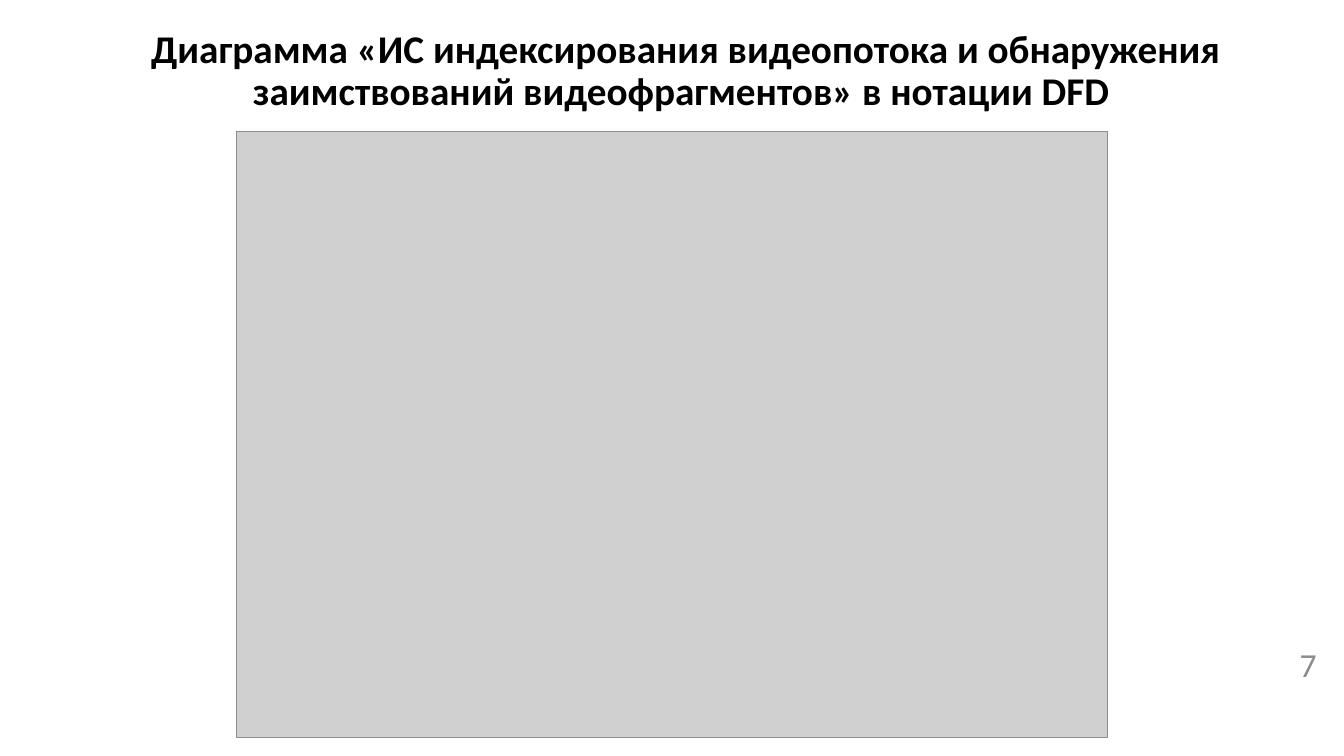
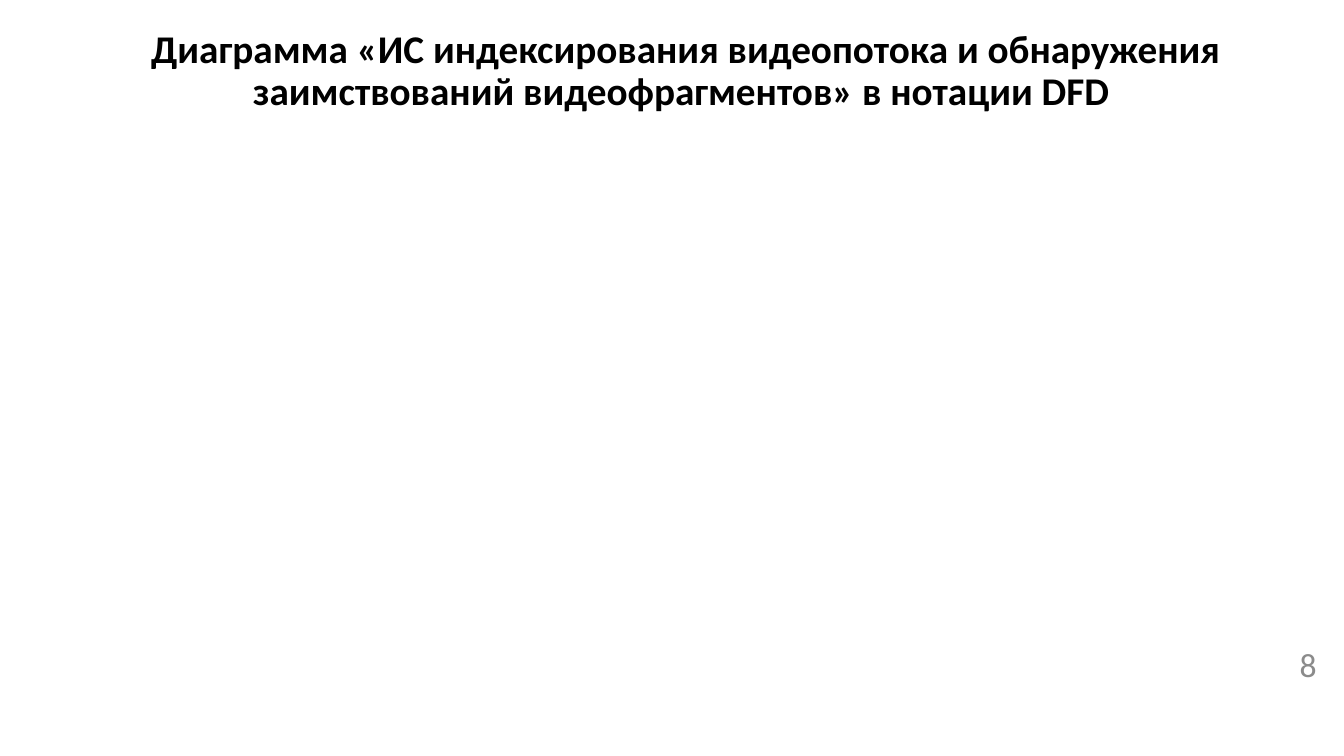
Before and after one commit to permCoding/Magistr-2022, a slide deck: slide 8 of 08-ВКР/как оформлять/Презентация-к-ВКР.pptx (slide 7 before the commit). Drawn at 1344x756 pixels with LibreOffice and Linux fonts; fonts in the diff are those of the drawing; grey boxes stand for pictures. Boxes give left, top, right and bottom in pixels: in the first picture for what was removed or moved away, otherwise in the second. Text is boxed around its words. In the diff, an @@ line names an element or a change of style, - is before the commit and + after.

```diff
--- a/08-ВКР/как оформлять/Презентация-к-ВКР.pptx
+++ b/08-ВКР/как оформлять/Презентация-к-ВКР.pptx
@@ picture removed at (x1=237, y1=131, x2=1108, y2=738) @@
@@ page number at (x1=1300, y1=654, x2=1317, y2=677): text changed @@
-7
+8
```
Also in this commit, not shown: 8 other slides changed, 3 slides added, 2 slides removed.
